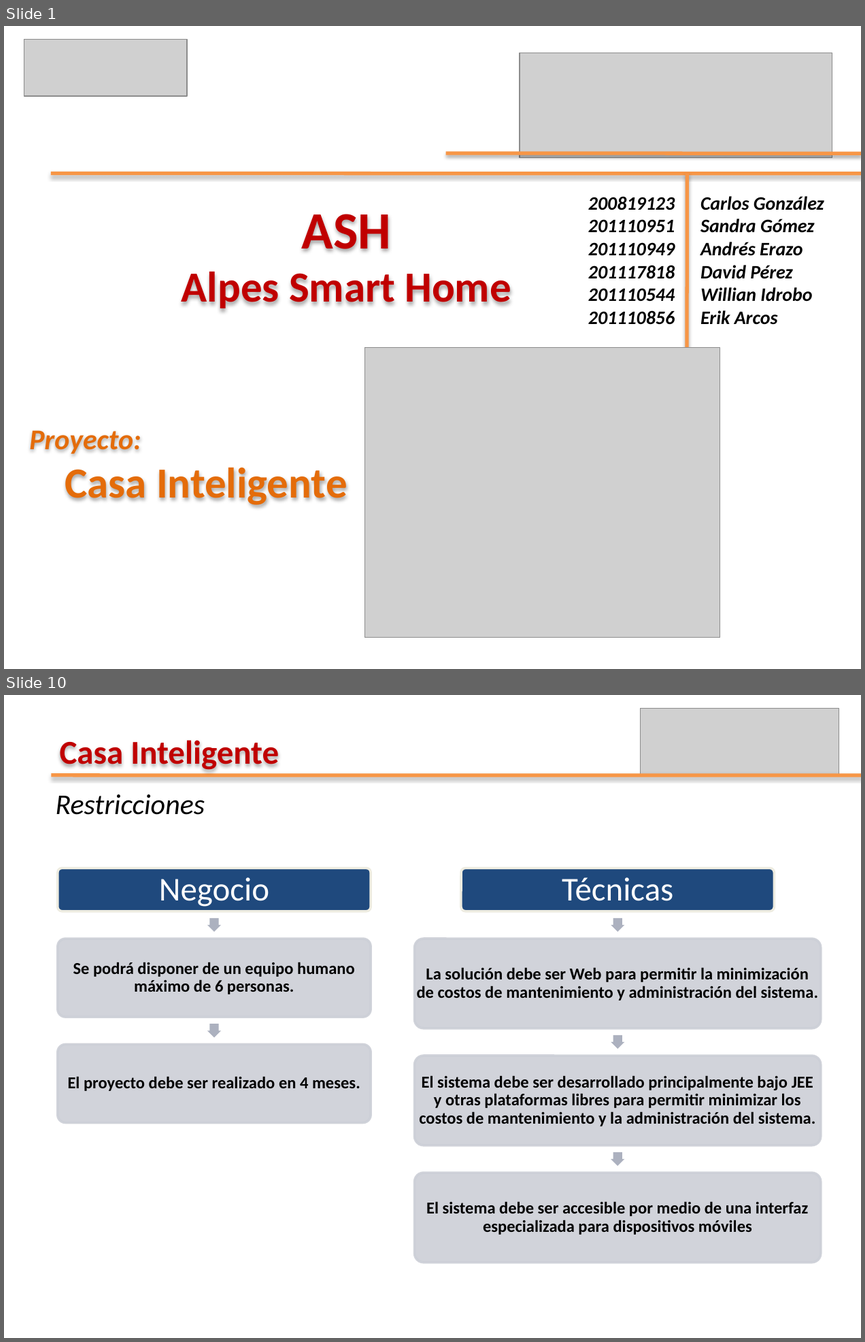
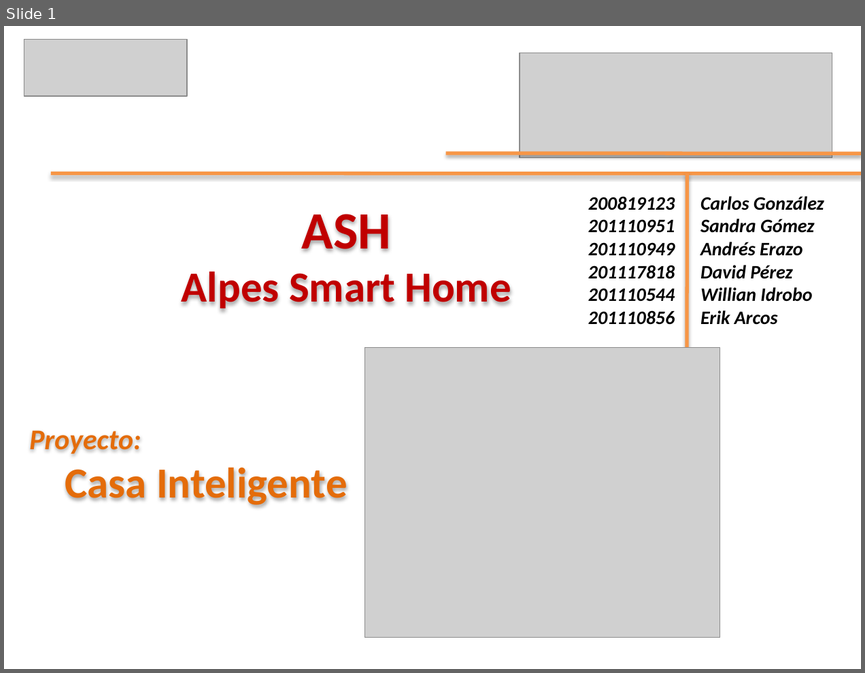
Before and after one commit to leseroth/ingenium-managment, a slide deck: CSOF5204 Arquitectura de Software/0609SegundaEntregaSAD.pptx. Shown one above the other, each under a label of ours: slides 1 and 10 before the commit, slide 1 after it; the slides between them are not shown. The pictures are 865x1342 and 865x673 pixels, drawn with LibreOffice and Linux fonts; fonts in the diff are those of the drawing; grey boxes stand for pictures. Boxes give left, top, right and bottom in pixels: in the first picture for what was removed or moved away, otherwise in the second. Text is boxed around its words. In the diff, an @@ line names an element or a change of style, - is before the commit and + after.

```diff
--- a/CSOF5204 Arquitectura de Software/0609SegundaEntregaSAD.pptx
+++ b/CSOF5204 Arquitectura de Software/0609SegundaEntregaSAD.pptx
@@ slide 10 removed at [4,695,861,1338], background #FFFFFF @@
@@ picture removed at [640,709,838,775] @@
@@ text removed at [60,740,279,770] @@
-Casa Inteligente
@@ line removed from (51, 775) to (861, 775) @@
@@ text removed at [56,794,205,815] @@
-Restricciones
@@ group removed at [58,868,821,1262]: 7 rounded rectangles, 7 texts, 5 right arrows @@
-Negocio
-Se podrá disponer de un equipo humano máximo de 6 personas.
-El proyecto debe ser realizado en 4 meses.
-Técnicas
-La solución debe ser Web para permitir la minimización de costos de mantenimiento y administración del sistema.
-El sistema debe ser desarrollado principalmente bajo JEE y otras plataformas libres para permitir minimizar los costos de mantenimiento y la administración del sistema.
-El sistema debe ser accesible por medio de una interfaz especializada para dispositivos móviles
```
Also in this commit, not shown: 7 slides changed, 5 slides added, 3 other slides removed.
